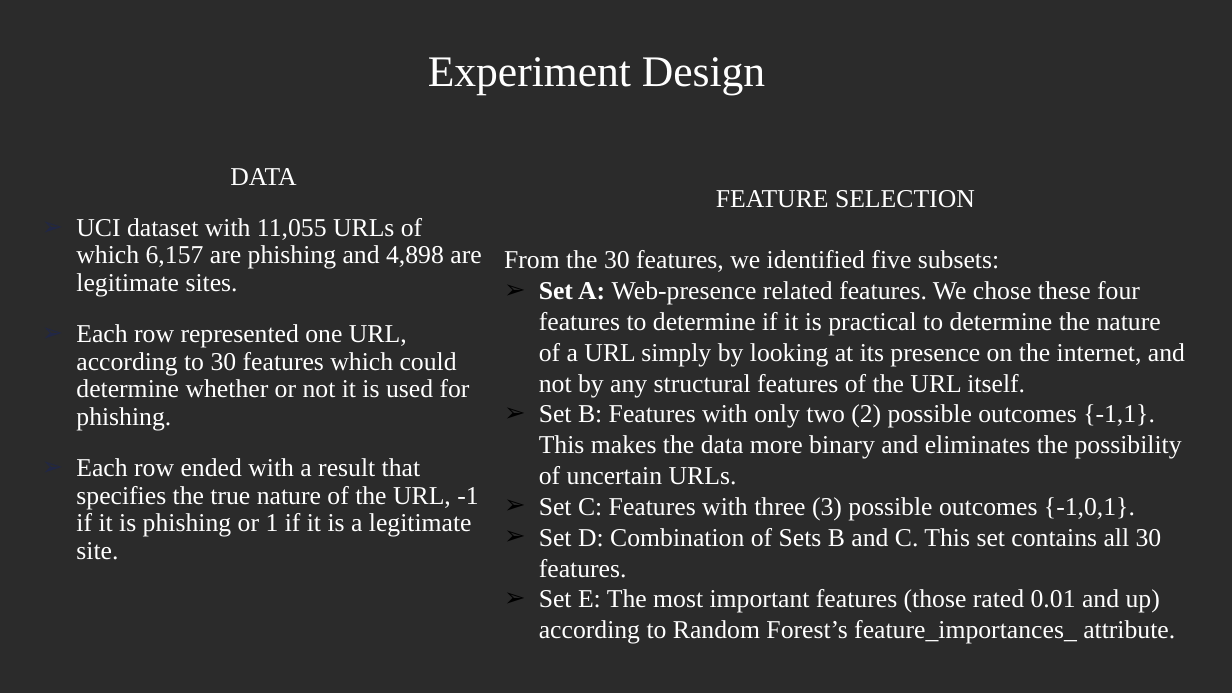
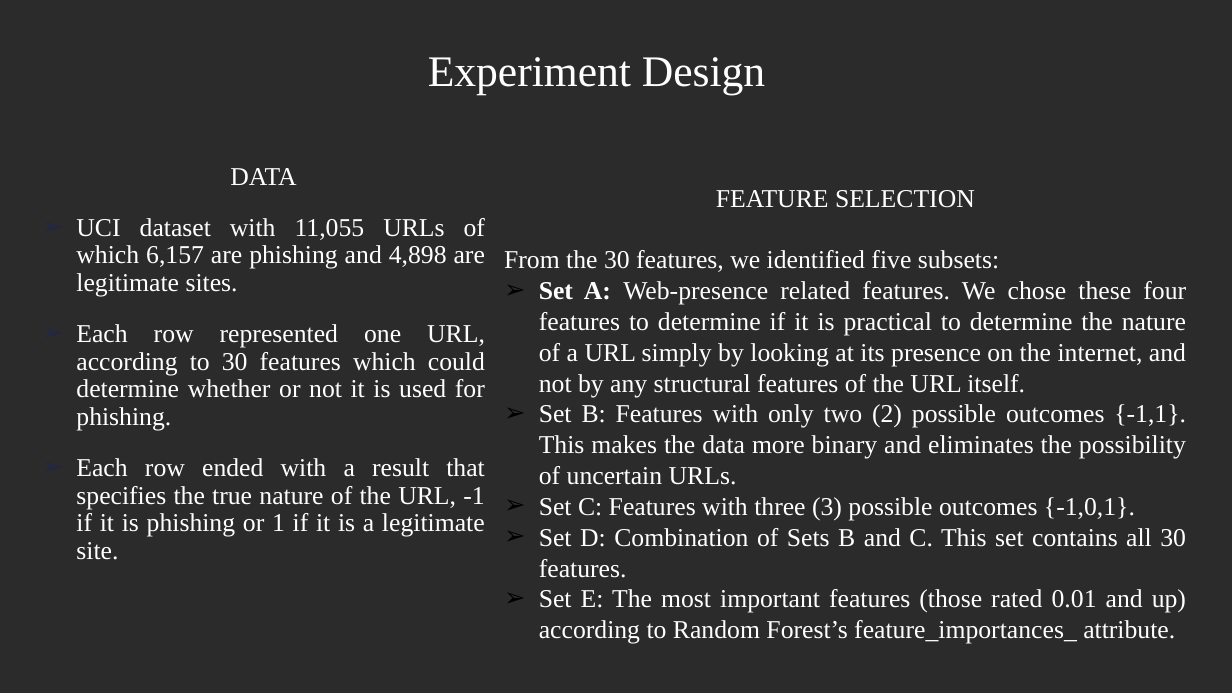
Before and after one commit to zxz003/phishing_Detect, a slide deck: slide 6 of Docs/FinalPresentation.pptx. Drawn at 1232x693 pixels with LibreOffice and Linux fonts; fonts in the diff are those of the drawing; background and template pictures are left out; a plain dark background stands for a picture behind light text. Boxes give left, top, right and bottom in pixels: in the first picture for what was removed or moved away, otherwise in the second. Text is boxed around its words. In the diff, an @@ line names an element or a change of style, - is before the commit and + after.

```diff
--- a/Docs/FinalPresentation.pptx
+++ b/Docs/FinalPresentation.pptx
@@ text at [76,218,485,560]: alignment left to justified @@
@@ text at [504,250,1186,644]: alignment left to justified @@
```
Also in this commit, not shown: 9 other slides changed.
